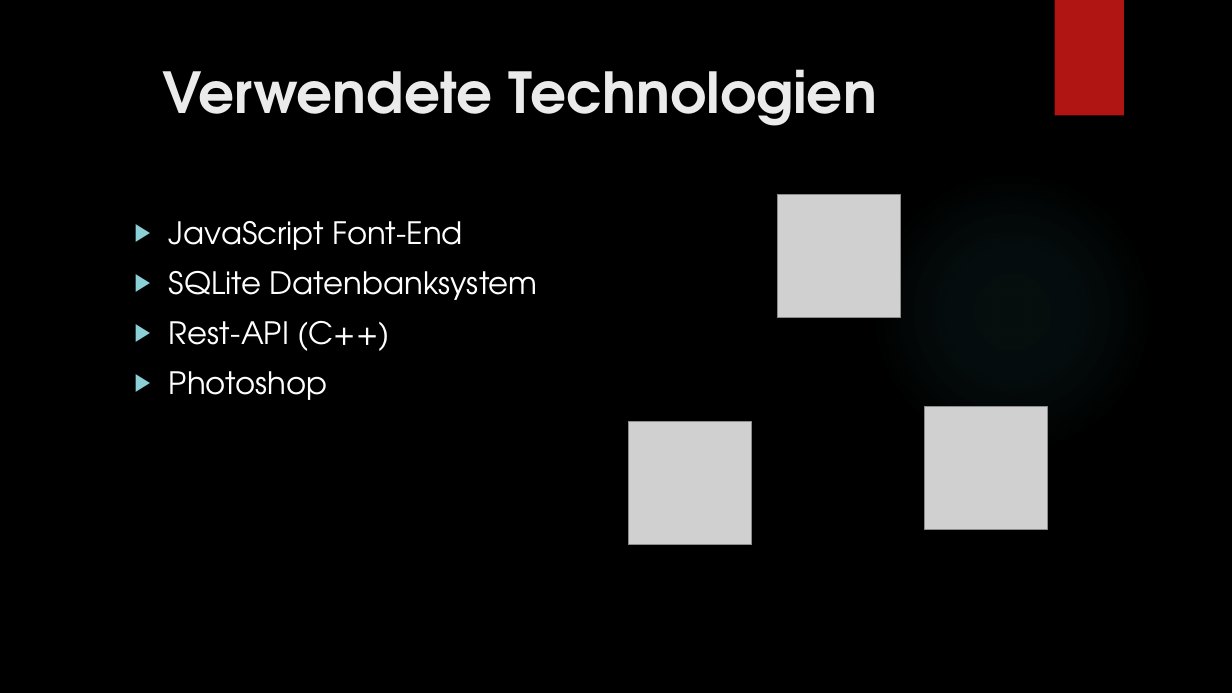
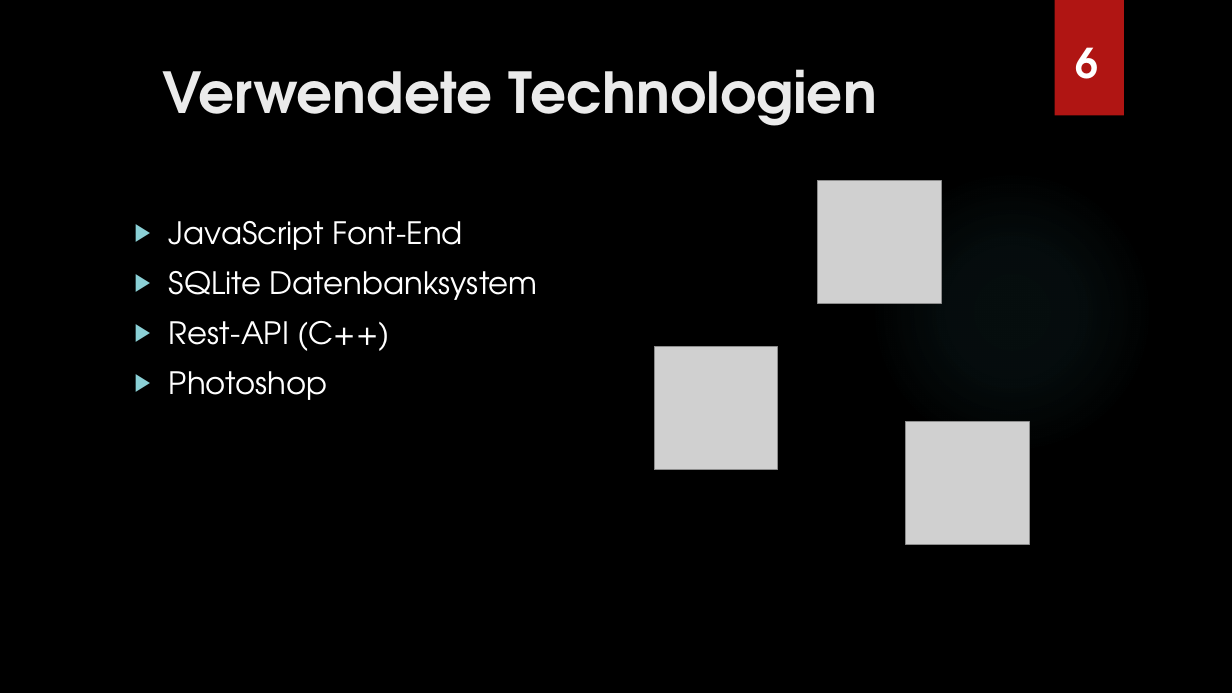
Before and after one commit to Jugendhackt/comment-sense, a slide deck: slide 6 of Presentation/Comment Sense.pptx. Drawn at 1232x693 pixels with LibreOffice and Linux fonts; fonts in the diff are those of the drawing; grey boxes stand for pictures; background and template pictures are left out. Boxes give left, top, right and bottom in pixels: in the first picture for what was removed or moved away, otherwise in the second. Text is boxed around its words. In the diff, an @@ line names an element or a change of style, - is before the commit and + after.

```diff
--- a/Presentation/Comment Sense.pptx
+++ b/Presentation/Comment Sense.pptx
@@ text added at box(1076, 47, 1099, 79), 32 pt, text #FFFFFF, bold @@
+6
@@ picture: place and size @@
-picture at box(777, 194, 900, 317)
+picture at box(818, 181, 941, 304)
@@ picture: place and size @@
-picture at box(628, 421, 751, 544)
+picture at box(654, 347, 777, 470)
@@ picture: place and size @@
-picture at box(925, 407, 1048, 530)
+picture at box(906, 421, 1029, 544)
```
Also in this commit, not shown: 5 other slides changed, 1 other file.
